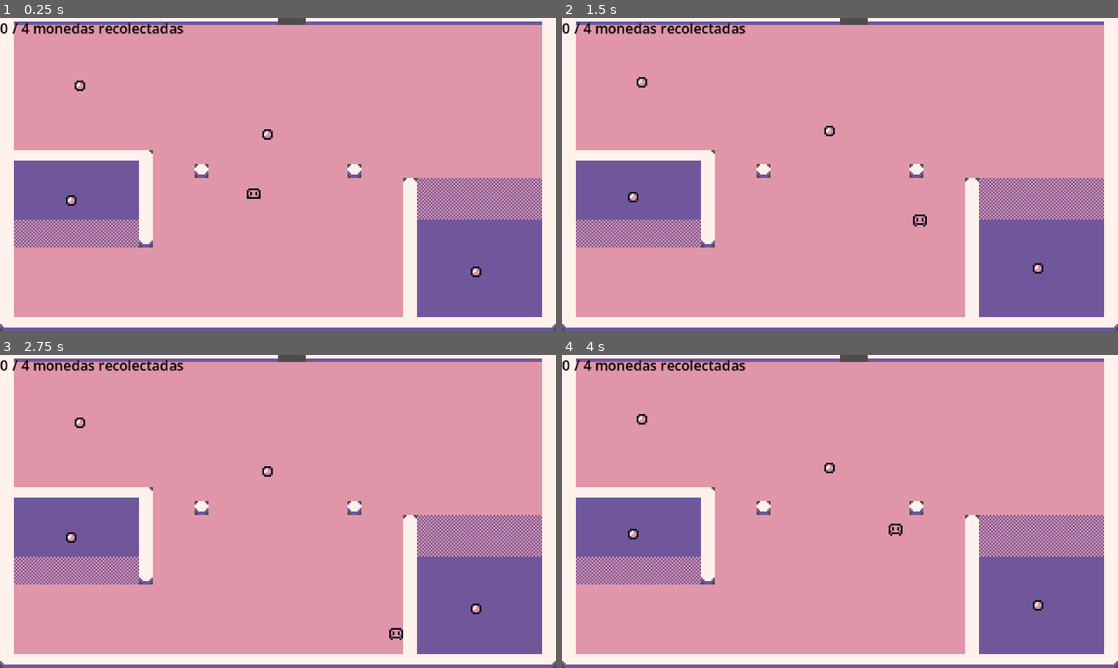
Above: before the commit, frames 1-4 (two rows, left to right).
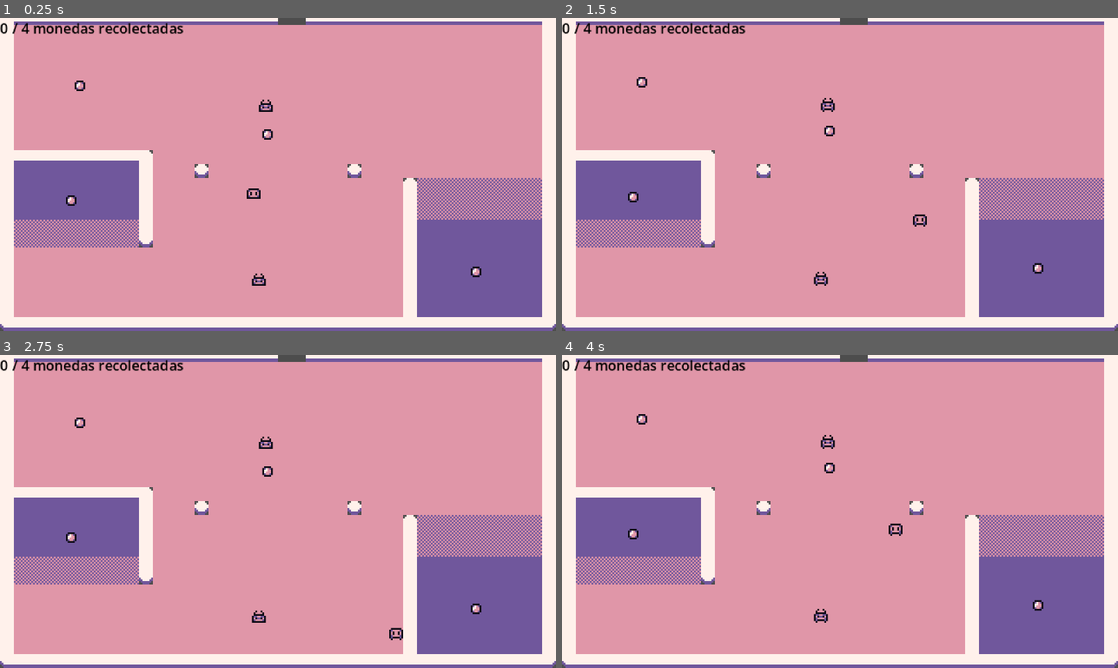
Above: after the commit, the same moments.

Repository: xFerchoVJ/coin-collector-godot
Game: Godot game, scene res://scenes/level.tscn
The game is run twice, just before and just after one commit, with the same random seed, the same clock (stepped at 60 frames per second) and the same inputs.
Inputs:
- Up to frame 1 (0.25 s): no input
- Up to frame 2 (1.5 s): hold D (move_right) 0.53-1.28 s; hold S (move_down) from 1.28 s (still down)
- Up to frame 3 (2.75 s): release S (move_down) at 2.03 s; hold D (move_right) from 2.03 s (still down)
- Up to frame 4 (4 s): release D (move_right) at 2.78 s; hold W (move_up) 2.78-3.53 s; hold A (move_left) from 3.53 s (still down)

The runs differ from the first frame. In frame 1, 0.1% of the frame differs, in the area x 45-50%, y 26-86%; in frame 2, 0.2%, in the area x 45-50%, y 25-86%; in frame 3, 0.1%; in frame 4, 0.2%.

Commit message:
T12: animated Enemy scene
Co-Authored-By: Claude Sonnet 5.5 <noreply@anthropic.com>

Diff:
--- /dev/null
+++ b/scenes/enemy.tscn
@@ -0,0 +1,88 @@
+[gd_scene format=3 uid="uid://dtjbvg85t0mgv"]
+
+[ext_resource type="Texture2D" uid="uid://b0afwffjhwjln" path="res://Assets/Strips/Enemy/Enemy Idle.png" id="1_7p1mj"]
+[ext_resource type="Texture2D" uid="uid://o36ysqolgjxf" path="res://Assets/Strips/Enemy/Enemy Walk.png" id="2_md0e3"]
+
+[sub_resource type="AtlasTexture" id="AtlasTexture_md0e3"]
+atlas = ExtResource("1_7p1mj")
+region = Rect2(0, 0, 8, 8)
+
+[sub_resource type="AtlasTexture" id="AtlasTexture_4ra3w"]
+atlas = ExtResource("1_7p1mj")
+region = Rect2(0, 8, 8, 8)
+
+[sub_resource type="AtlasTexture" id="AtlasTexture_5uy6h"]
+atlas = ExtResource("1_7p1mj")
+region = Rect2(0, 16, 8, 8)
+
+[sub_resource type="AtlasTexture" id="AtlasTexture_c4w8v"]
+atlas = ExtResource("1_7p1mj")
+region = Rect2(0, 24, 8, 8)
+
+[sub_resource type="AtlasTexture" id="AtlasTexture_xwavj"]
+atlas = ExtResource("2_md0e3")
+region = Rect2(0, 0, 8, 8)
+
+[sub_resource type="AtlasTexture" id="AtlasTexture_nenq2"]
+atlas = ExtResource("2_md0e3")
+region = Rect2(0, 8, 8, 8)
+
+[sub_resource type="AtlasTexture" id="AtlasTexture_md484"]
+atlas = ExtResource("2_md0e3")
+region = Rect2(0, 16, 8, 8)
+
+[sub_resource type="AtlasTexture" id="AtlasTexture_ipns3"]
+atlas = ExtResource("2_md0e3")
+region = Rect2(0, 24, 8, 8)
+
+[sub_resource type="SpriteFrames" id="SpriteFrames_u0ya7"]
+animations = [{
+"frames": [{
+"duration": 1.0,
+"texture": SubResource("AtlasTexture_md0e3")
+}, {
+"duration": 1.0,
+"texture": SubResource("AtlasTexture_4ra3w")
+}, {
+"duration": 1.0,
+"texture": SubResource("AtlasTexture_5uy6h")
+}, {
+"duration": 1.0,
+"texture": SubResource("AtlasTexture_c4w8v")
+}],
+"loop": 1,
+"name": &"idle",
+"speed": 8.0
+}, {
+"frames": [{
+"duration": 1.0,
+"texture": SubResource("AtlasTexture_xwavj")
+}, {
+"duration": 1.0,
+"texture": SubResource("AtlasTexture_nenq2")
+}, {
+"duration": 1.0,
+"texture": SubResource("AtlasTexture_md484")
+}, {
+"duration": 1.0,
+"texture": SubResource("AtlasTexture_ipns3")
+}],
+"loop": 1,
+"name": &"walk",
+"speed": 8.0
+}]
+
+[sub_resource type="RectangleShape2D" id="RectangleShape2D_dtglo"]
+size = Vector2(6, 4)
+
+[node name="Enemy" type="CharacterBody2D" unique_id=199469382]
+collision_layer = 4
+
+[node name="AnimatedSprite2D" type="AnimatedSprite2D" parent="." unique_id=388076507]
+sprite_frames = SubResource("SpriteFrames_u0ya7")
+animation = &"idle"
+autoplay = "idle"
+
+[node name="CollisionShape2D" type="CollisionShape2D" parent="." unique_id=656890410]
+position = Vector2(0, 1)
+shape = SubResource("RectangleShape2D_dtglo")
--- a/scenes/level.tscn
+++ b/scenes/level.tscn
@@ -5,6 +5,7 @@
 [ext_resource type="PackedScene" uid="uid://dnptro3ll5y3o" path="res://scenes/player.tscn" id="2_w7c3h"]
 [ext_resource type="PackedScene" uid="uid://d3mdkij85uie" path="res://scenes/coin.tscn" id="3_w8frs"]
 [ext_resource type="PackedScene" uid="uid://df45nl21mi3br" path="res://scenes/hud.tscn" id="4_mx8sn"]
+[ext_resource type="PackedScene" uid="uid://dtjbvg85t0mgv" path="res://scenes/enemy.tscn" id="6_2r41h"]
 
 [sub_resource type="TileSetAtlasSource" id="TileSetAtlasSource_w7c3h"]
 texture = ExtResource("1_2q6dc")
@@ -81,3 +82,9 @@
 position = Vector2(274, 149)
 
 [node name="HUD" parent="." unique_id=2056937295 instance=ExtResource("4_mx8sn")]
+
+[node name="Enemy" parent="." unique_id=199469382 instance=ExtResource("6_2r41h")]
+position = Vector2(149, 154)
+
+[node name="Enemy2" parent="." unique_id=1180142810 instance=ExtResource("6_2r41h")]
+position = Vector2(153, 54)
Not shown, changed: docs/LEARNING_PROGRESS.md
